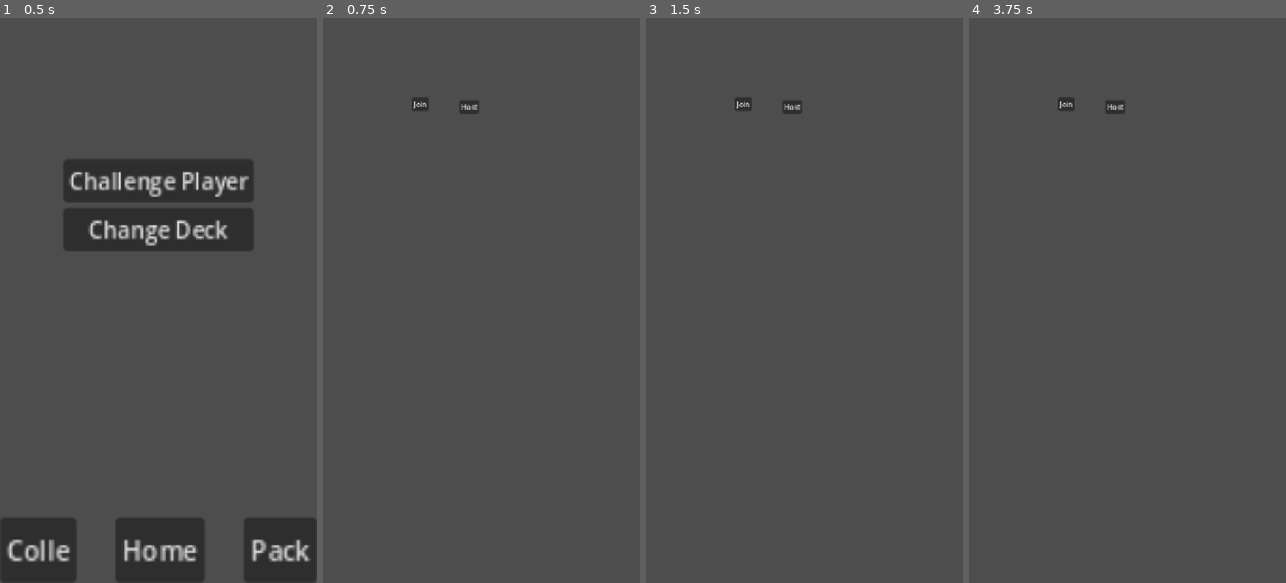
Above: before the commit, frames 1-4 (left to right).
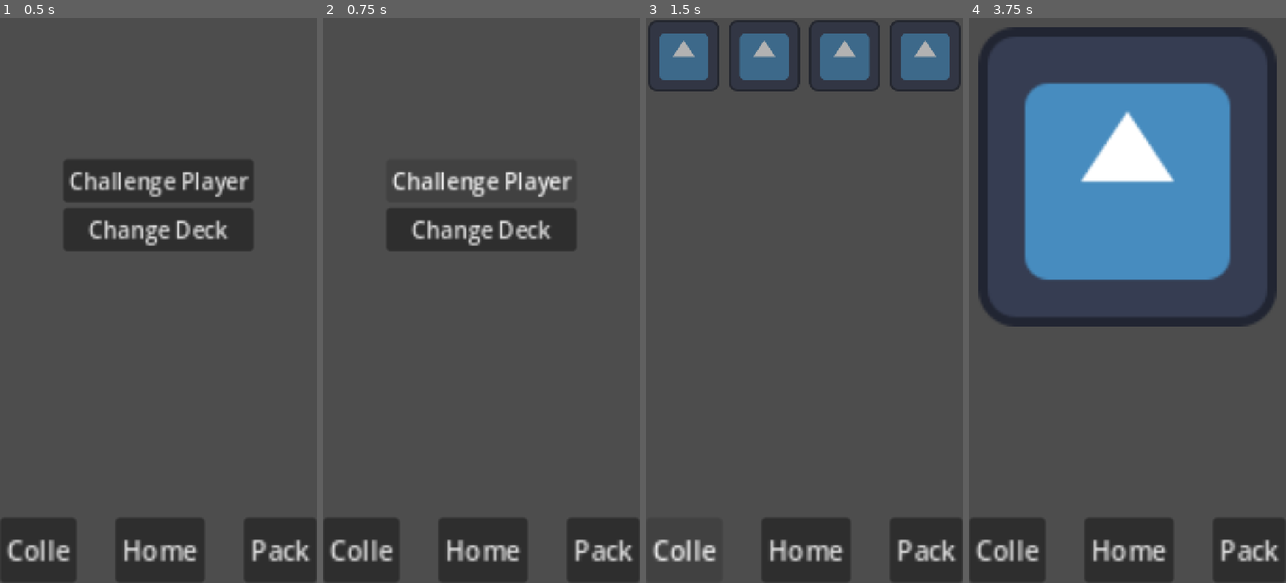
Above: after the commit, the same moments.

Repository: Simon-Kahre/nTCG
Game: Godot game, scene res://scenes/testingEnv.tscn
The game is run twice, just before and just after one commit, with the same random seed, the same clock (stepped at 60 frames per second) and the same inputs. The engine's default icon, where the game draws it, is replaced by a stand-in: a white triangle on a blue panel in a dark square.
Inputs (mouse positions are in pixels of both pictures, inside the frame that each line leads up to):
- Up to frame 1 (0.5 s): no input
- Up to frame 2 (0.75 s): click "Challenge Player" at 0.5 s
- Up to frame 3 (1.5 s): click (684, 549) at 1.25 s, where only the run after the commit has a clickable "Colle"
- Up to frame 4 (3.75 s): click (1130, 549) at 2 s, where only the run after the commit has a clickable "Home"; click (1247, 549) at 2.75 s, where only the run after the commit has a clickable "Pack"; click (1127, 176) at 3.52 s

Frame 1 is identical in both runs. In frame 2, 13% of the frame differs, in the area x 0-100%, y 14-100%; in frame 3, 17%; in frame 4, 36%, in the area x 0-100%, y 1-100%.

Commit message:
Add a safe guard to ensure players have a deck before playing

Diff:
--- a/trading-card-game/scripts/home.gd
+++ b/trading-card-game/scripts/home.gd
@@ -8,7 +8,10 @@
 	uiButtons.position = Vector2(screenSize.end[0]/2-(uiButtons.size.x/2*uiButtons.scale.x), screenSize.end[1]/4)
 
 func challenge_player():
-	get_tree().change_scene_to_packed(load("res://scenes/Combat.tscn"))
+	if len(Player.currentDeck) > 2:
+		get_tree().change_scene_to_packed(load("res://scenes/Combat.tscn"))
+	else:
+		print("You need a deck first")
 
 func change_deck():
 	$VBoxContainer/Button.visible = false
